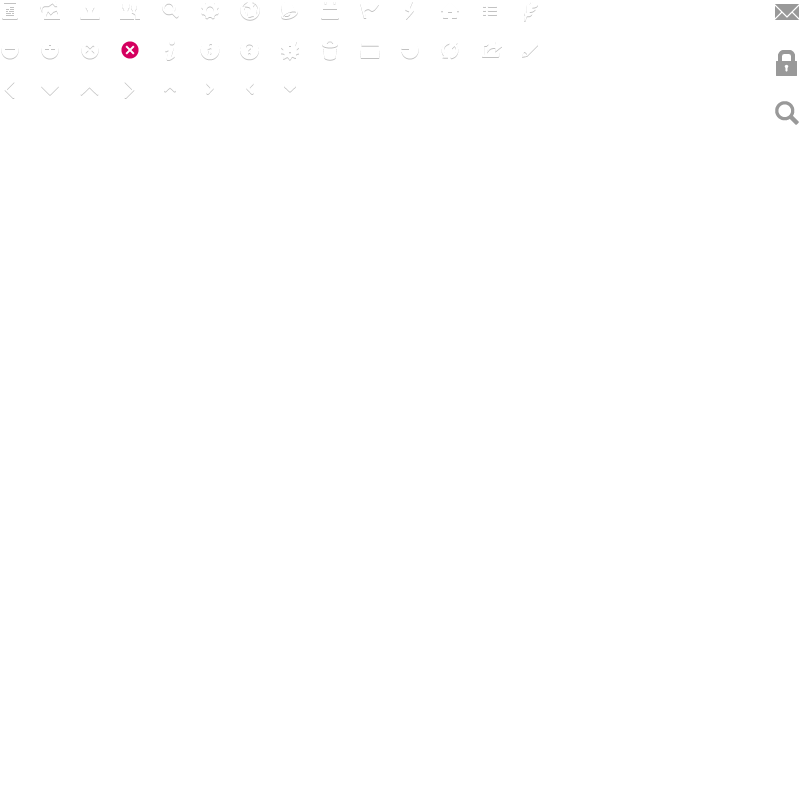
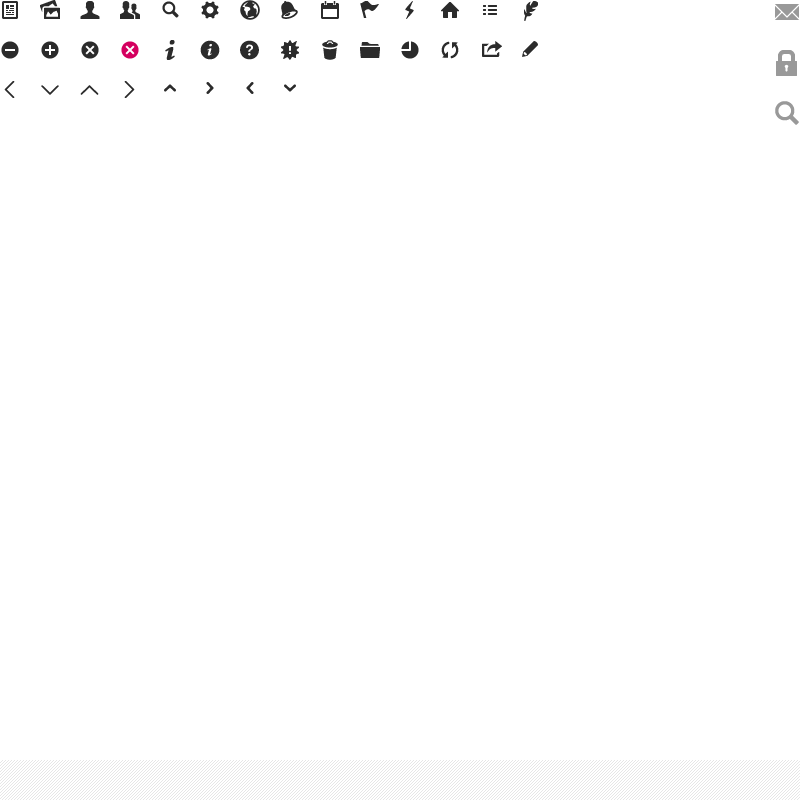
Two versions of the same layered image (w=800, h=800). Layer-by-layer changes:
added group "Patterns" with 1 layers above "Icons" over left=0, top=760, right=800, bottom=800
added layer "Inactive" in group "Patterns" over left=0, top=760, right=800, bottom=800
showed "Icons (black)" over left=1, top=0, right=538, bottom=98
hid "Icons" (2nd of 2, in "Icons") over left=1, top=0, right=538, bottom=98
